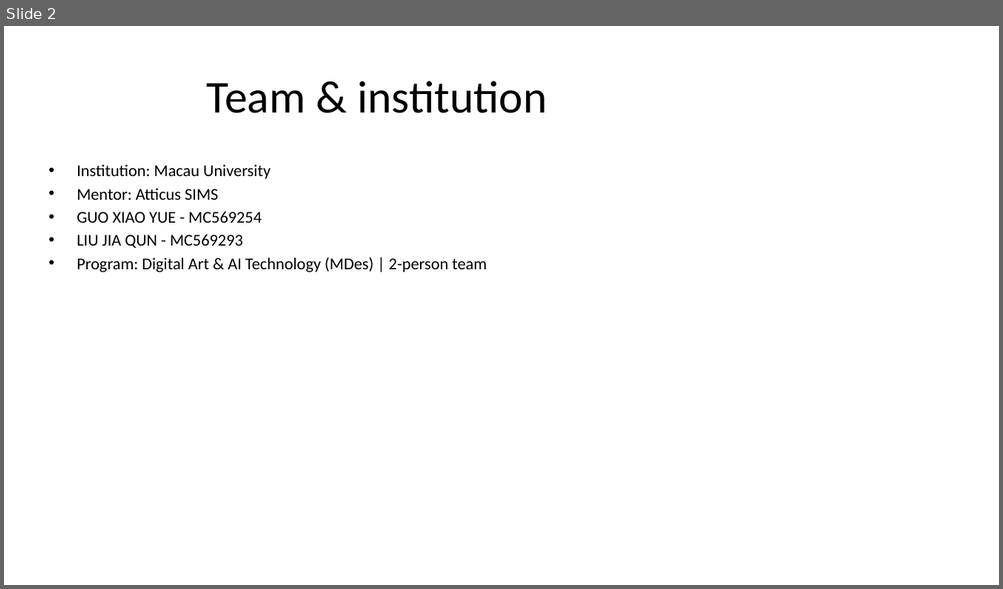
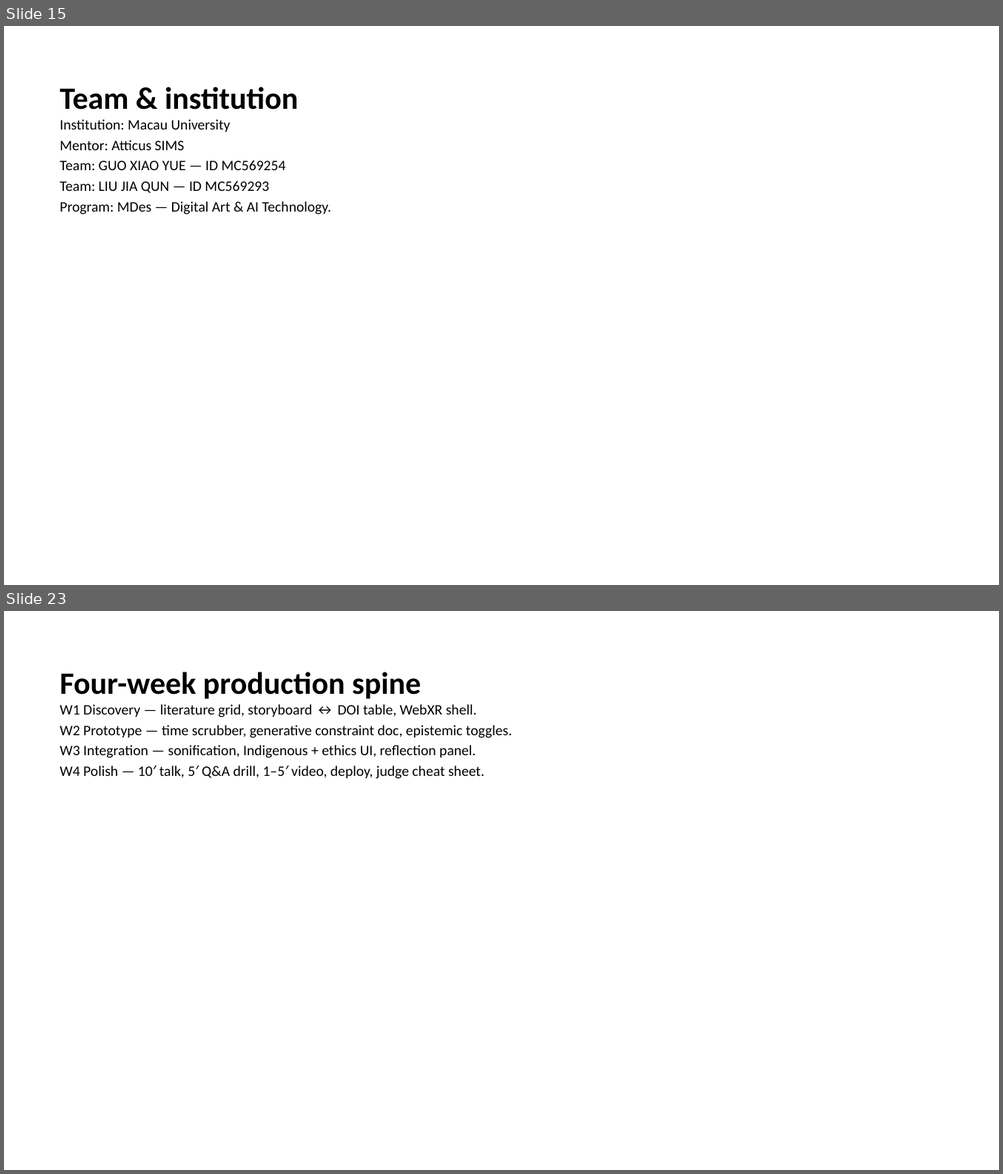
Before and after one commit to macaumonsoon/Biodesign-Project, a slide deck: slides/export/Archive_of_Extinction_Final_BDC2026.pptx. Shown one above the other, each under a label of ours: slide 2 before the commit, slides 15 and 23 after it; the slides between them are not shown. The pictures are 1003x589 and 1003x1174 pixels, drawn with LibreOffice and Linux fonts; fonts in the diff are those of the drawing. Boxes give left, top, right and bottom in pixels: in the first picture for what was removed or moved away, otherwise in the second. Text is boxed around its words. In the diff, an @@ line names an element or a change of style, - is before the commit and + after.

```diff
--- a/slides/export/Archive_of_Extinction_Final_BDC2026.pptx
+++ b/slides/export/Archive_of_Extinction_Final_BDC2026.pptx
@@ slide 23 added at (4,611,999,1170), background #FFFFFF @@
@@ text added at (60,672,512,779), 14 pt, text #000000 @@
+Four-week production spine
+W1 Discovery — literature grid, storyboard ↔ DOI table, WebXR shell.
+W2 Prototype — time scrubber, generative constraint doc, epistemic toggles.
+W3 Integration — sonification, Indigenous + ethics UI, reflection panel.
+W4 Polish — 10′ talk, 5′ Q&A drill, 1–5′ video, deploy, judge cheat sheet.
@@ what was slide 2 is now slide 15 @@
@@ slide 15 changed as well @@
@@ text "Team & institution": place and size @@
-text "Team & institution" at (77,164,486,272)
+text "Team & institution" at (60,87,331,215)
@@ text at (60,87,298,110): paragraph added @@
+Team & institution
@@ title removed at (207,81,546,113) @@
-Team & institution
@@ text at (60,119,230,150): size 16 to 14 pt in "Institution: Macau University", "Mentor: Atticus SIMS"; bullet • to none @@
@@ text at (60,160,331,215): text changed; size 16 to 14 pt @@
-• GUO XIAO YUE - MC569254
-• LIU JIA QUN - MC569293
-• Program: Digital Art & AI Technology (MDes) | 2-person team
+Team: GUO XIAO YUE — ID MC569254
+Team: LIU JIA QUN — ID MC569293
+Program: MDes — Digital Art & AI Technology.
```
Also in this commit, not shown: 2 other slides changed, 48 other slides added, 18 slides removed, 1 other file.
